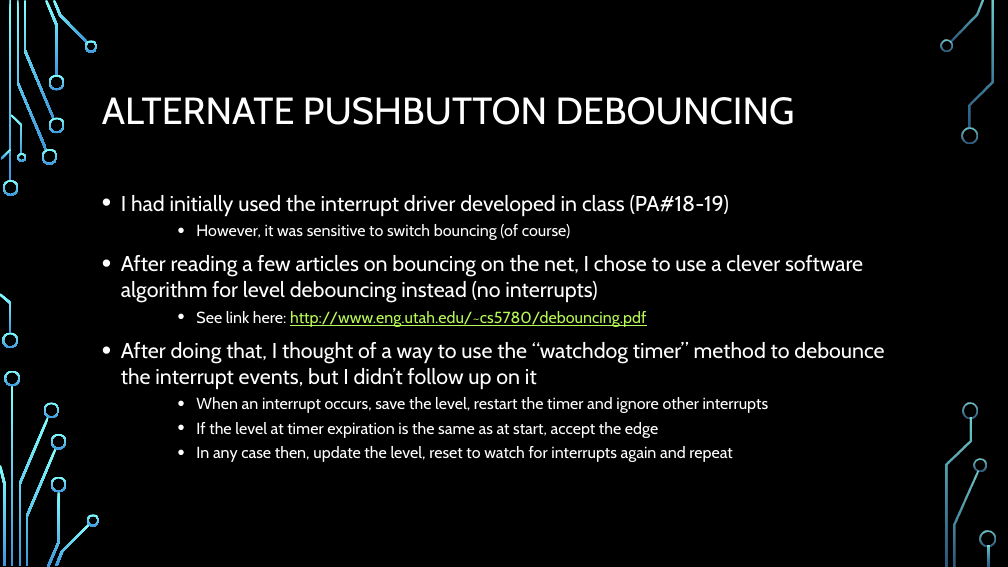
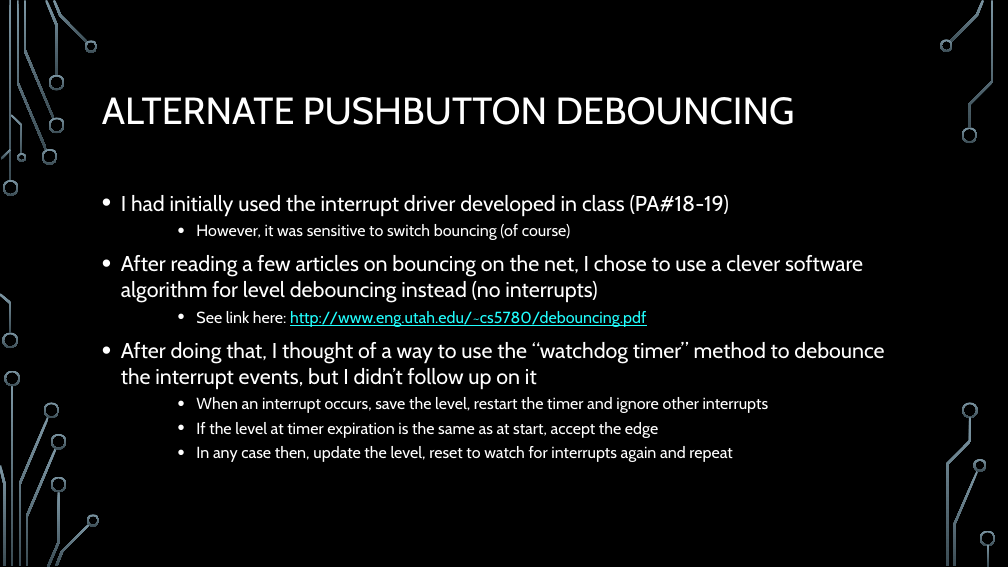
Before and after one commit to EmbeddedSystemClass/FinalProject5381, a slide deck: slide 17 of Final Project 5381.pptx. Drawn at 1008x567 pixels with LibreOffice and Linux fonts; fonts in the diff are those of the drawing; background and template pictures are left out. Boxes give left, top, right and bottom in pixels: in the first picture for what was removed or moved away, otherwise in the second. Text is boxed around its words. In the diff, an @@ line names an element or a change of style, - is before the commit and + after.

```diff
--- a/Final Project 5381.pptx
+++ b/Final Project 5381.pptx
@@ fill gradient #82FFFF to #3D97DE to gradient #7C96A3 to #3B4C54 in 36 elements at [3, 180, 19, 196], [2, 333, 18, 349], [17, 1, 47, 150], [42, 149, 57, 165], [23, 1, 54, 119], [45, 0, 58, 76], [48, 117, 64, 133], [48, 75, 64, 91], [53, 0, 88, 44], [85, 40, 98, 52], [1, 149, 11, 160], [0, 293, 11, 333], [11, 114, 23, 154], [17, 153, 26, 162], [11, 386, 14, 566], [18, 417, 48, 566], [5, 371, 20, 386], [0, 465, 5, 566], [44, 402, 60, 418], [26, 448, 57, 566], [47, 492, 60, 567], [51, 434, 67, 450], [51, 476, 67, 492], [55, 523, 90, 566], [87, 514, 100, 526], [950, 0, 985, 42], [940, 39, 953, 52], [962, 127, 978, 143], [954, 471, 979, 566], [974, 459, 987, 472], [969, 1, 994, 129], [963, 402, 979, 418], [946, 417, 972, 566], [980, 531, 996, 547], [988, 545, 990, 566], [9, 1, 11, 181] @@
@@ text at [196, 311, 646, 327]: text colour #B8FA56 to #22FFFF in "http://www.eng.utah.edu/~cs5780/debouncing.pdf" @@
```
Also in this commit, not shown: 42 other slides changed.
